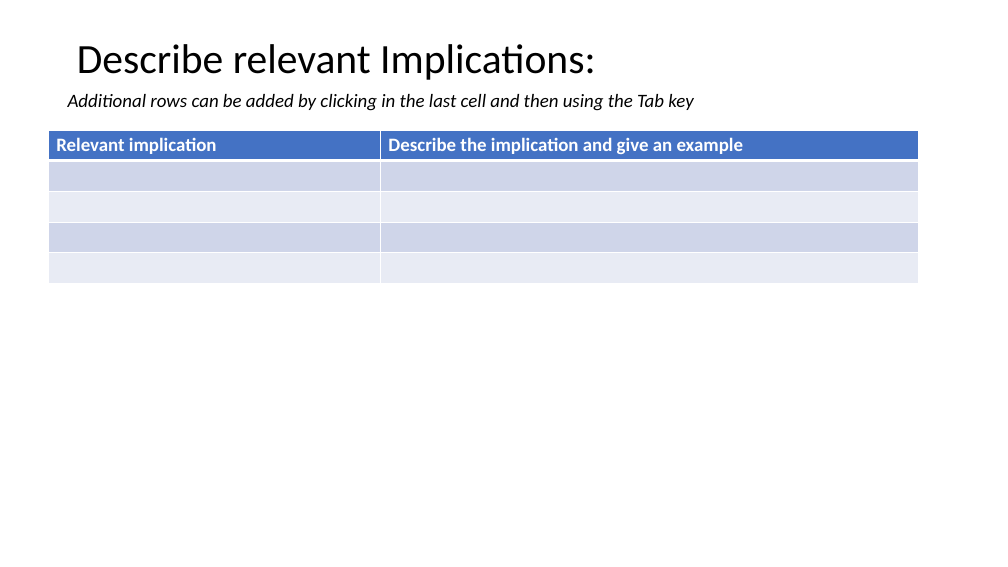
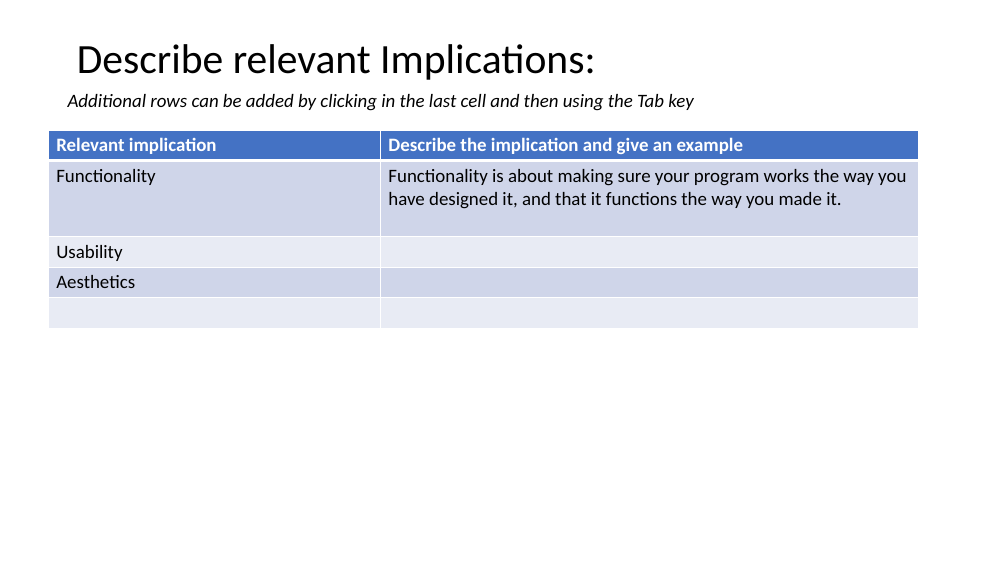
Before and after one commit to joshbatmiddleton/1.7-and-1.8-Assesment, a slide deck: slide 3 of Assesment Documents/Powerpoint/1.7 and 1.8 documentation.pptx. Drawn at 1008x567 pixels with LibreOffice and Linux fonts; fonts in the diff are those of the drawing. Boxes give left, top, right and bottom in pixels: in the first picture for what was removed or moved away, otherwise in the second. Text is boxed around its words. In the diff, an @@ line names an element or a change of style, - is before the commit and + after.

```diff
--- a/Assesment Documents/Powerpoint/1.7 and 1.8 documentation.pptx
+++ b/Assesment Documents/Powerpoint/1.7 and 1.8 documentation.pptx
@@ table at (48,130,918,328) @@
+row 2: Functionality | Functionality is about making sure your program works the way you have designed it, and that it functions the way you made it.
+row 3: Usability | 
+row 4: Aesthetics | 
-row 3:  | 
-row 4:  | 
-row 5:  | 
```
Also in this commit, not shown: 4 other files.
